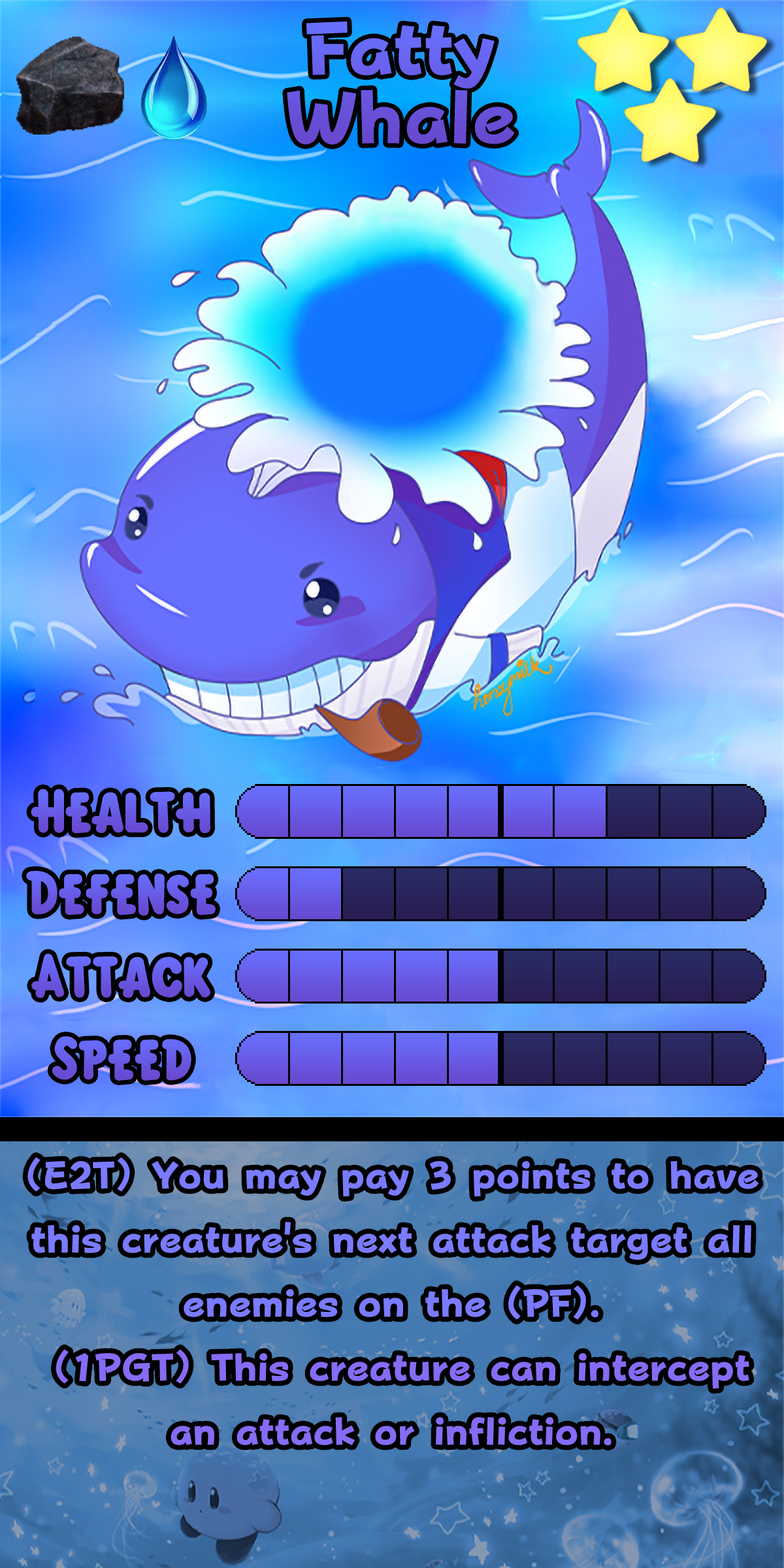
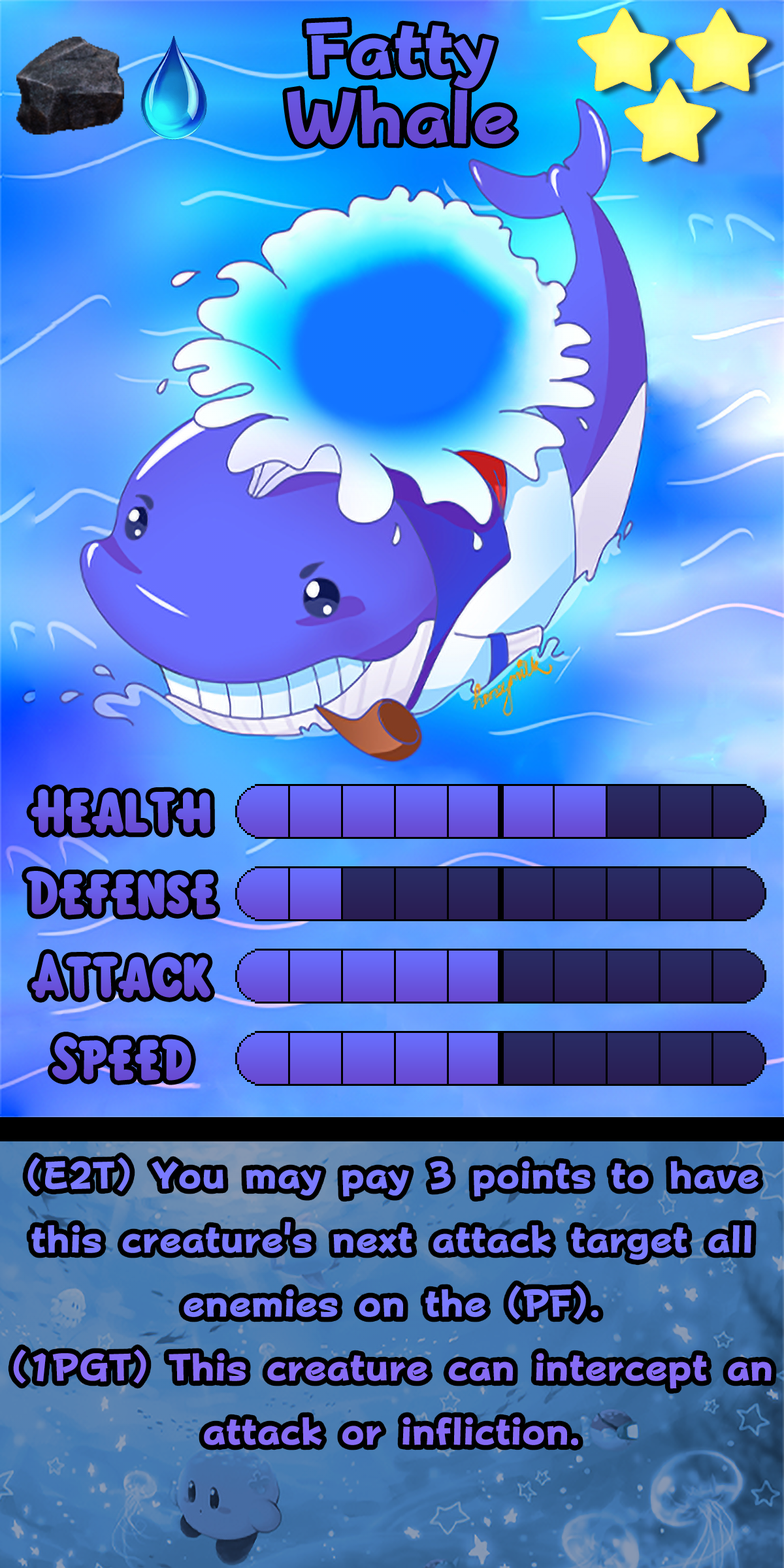
Layers edited between the first and the second 784×1568 image:
painted on "Ability" over (13, 1157, 772, 1446)